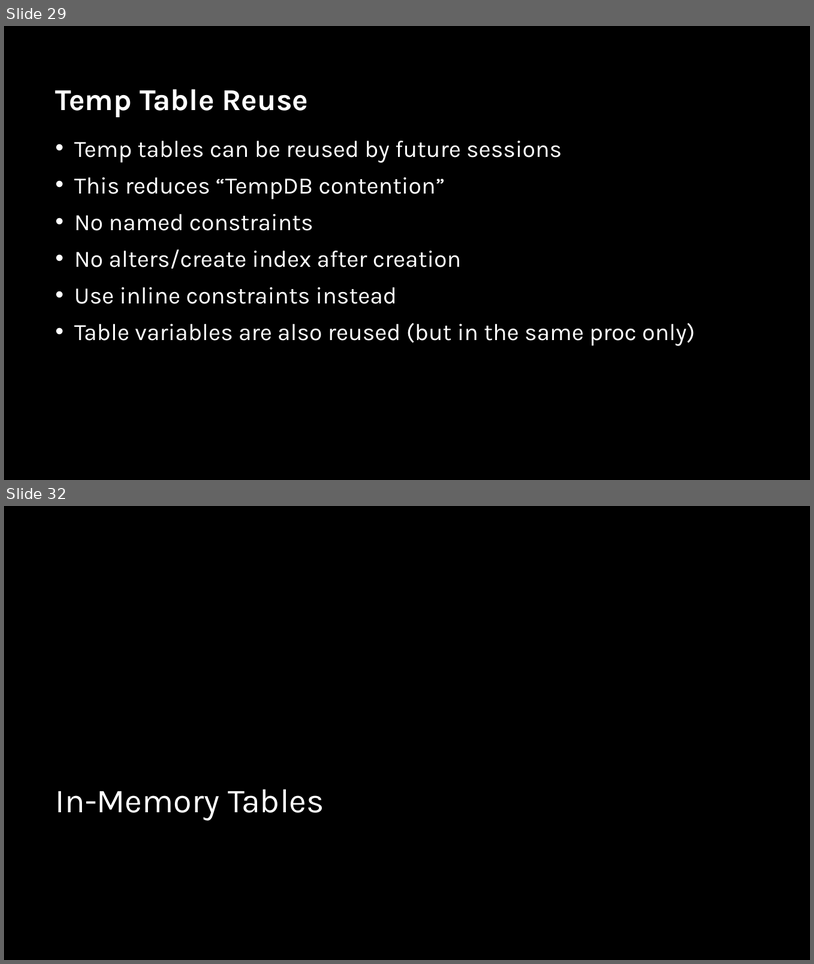
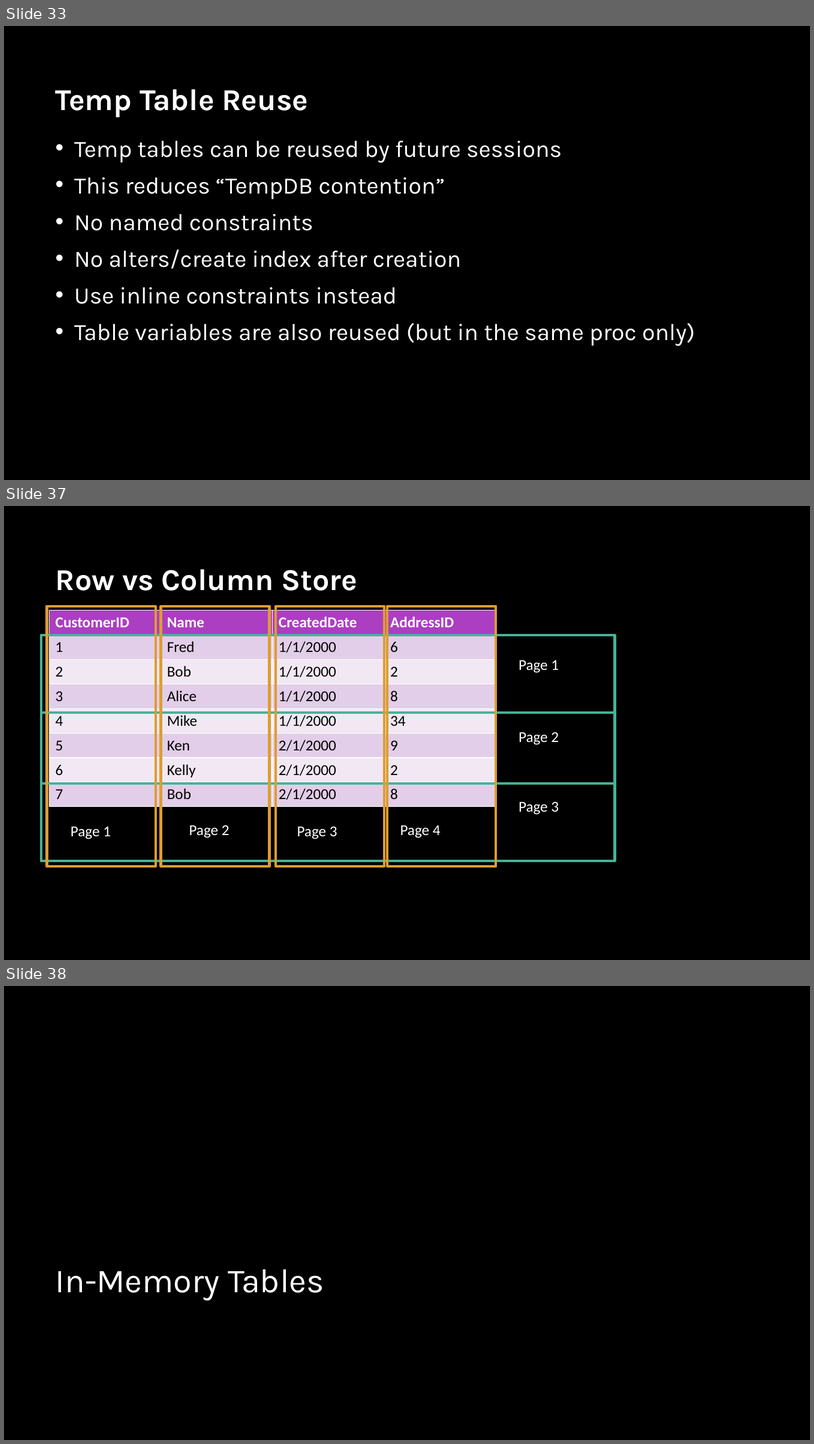
Before and after one commit to sabinio/SQLTraining, a slide deck: Slides/4. Performance.pptx. Shown one above the other, each under a label of ours: slides 29 and 32 before the commit, slides 33, 37 and 38 after it; the slides between them are not shown. The pictures are 814x964 and 814x1444 pixels, drawn with LibreOffice and Linux fonts; fonts in the diff are those of the drawing; background and template pictures are left out. Boxes give left, top, right and bottom in pixels: in the first picture for what was removed or moved away, otherwise in the second. Text is boxed around its words. In the diff, an @@ line names an element or a change of style, - is before the commit and + after.

```diff
--- a/Slides/4. Performance.pptx
+++ b/Slides/4. Performance.pptx
@@ slide 37 added at [4,506,810,960], background picture (left out) @@
@@ title added at [56,569,357,591], 36 pt, text #FFFFFF, bold @@
+Row vs Column Store
@@ rectangle added at [47,606,156,866], outline #DD9D31 3 pt @@
@@ table added at [50,610,497,806], 8 rows, 4 columns @@
+CustomerID | Name | CreatedDate | AddressID
+1 | Fred | 1/1/2000 | 6
+2 | Bob | 1/1/2000 | 2
+3 | Alice | 1/1/2000 | 8
+4 | Mike | 1/1/2000 | 34
+5 | Ken | 2/1/2000 | 9
+6 | Kelly | 2/1/2000 | 2
+7 | Bob | 2/1/2000 | 8
@@ rectangle added at [161,606,270,866], outline #DD9D31 3 pt @@
@@ rectangle added at [276,606,384,866], outline #DD9D31 3 pt @@
@@ rectangle added at [387,606,497,866], outline #DD9D31 3 pt @@
@@ rectangle added at [41,635,615,712], outline #46B298 3 pt @@
@@ text added at [519,660,559,673], 18 pt, text #FFFFFF @@
+Page 1
@@ rectangle added at [41,712,615,783], outline #46B298 3 pt @@
@@ text added at [519,732,559,745], 18 pt, text #FFFFFF @@
+Page 2
@@ rectangle added at [41,784,615,861], outline #46B298 3 pt @@
@@ text added at [519,801,559,814], 18 pt, text #FFFFFF @@
+Page 3
@@ text added at [71,826,111,839], 18 pt, text #FFFFFF @@
+Page 1
@@ text added at [189,825,230,838], 18 pt, text #FFFFFF @@
+Page 2
@@ text added at [297,826,338,839], 18 pt, text #FFFFFF @@
+Page 3
@@ text added at [401,825,441,838], 18 pt, text #FFFFFF @@
+Page 4
@@ what was slide 29 is now slide 33 @@
@@ what was slide 32 is now slide 38 @@
```
Also in this commit, not shown: 9 slides changed, 6 other slides added.
